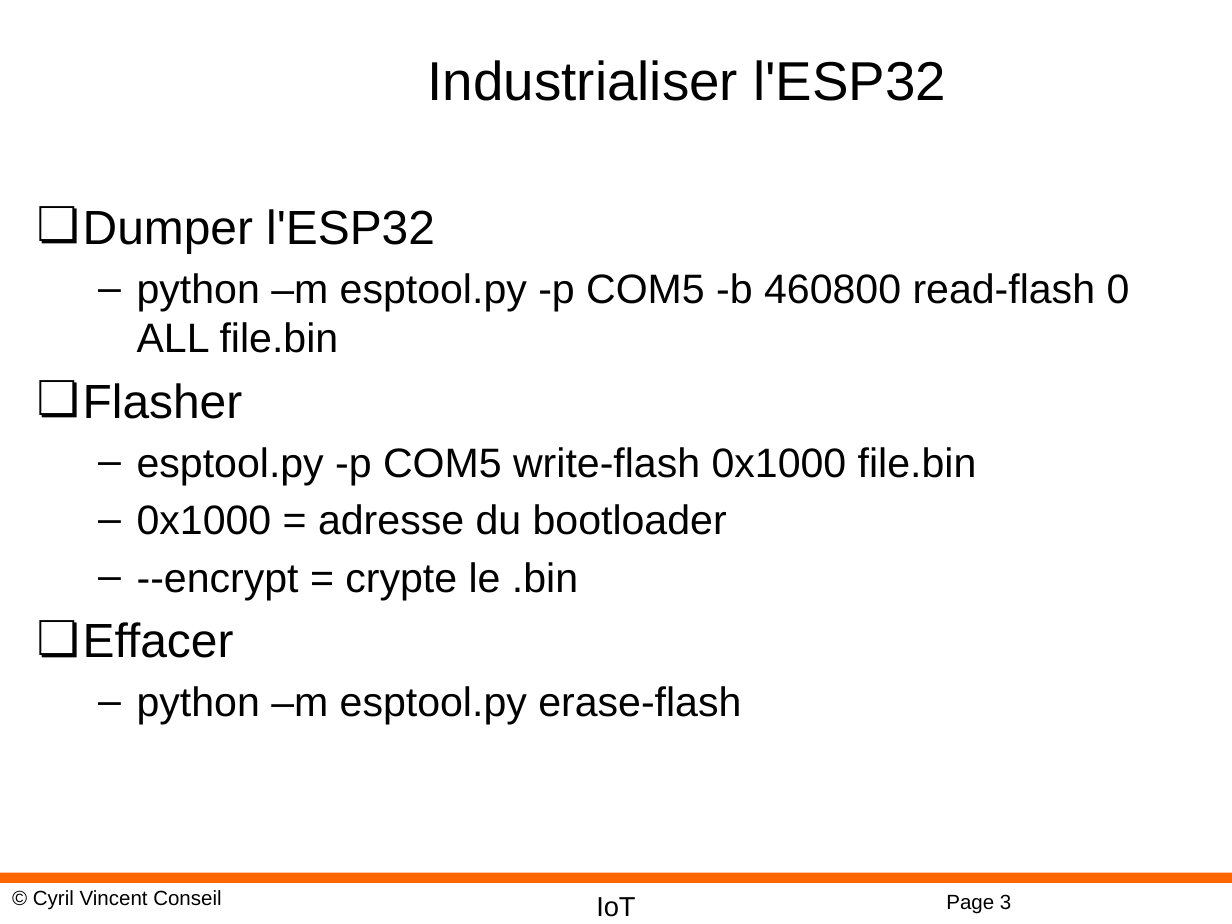
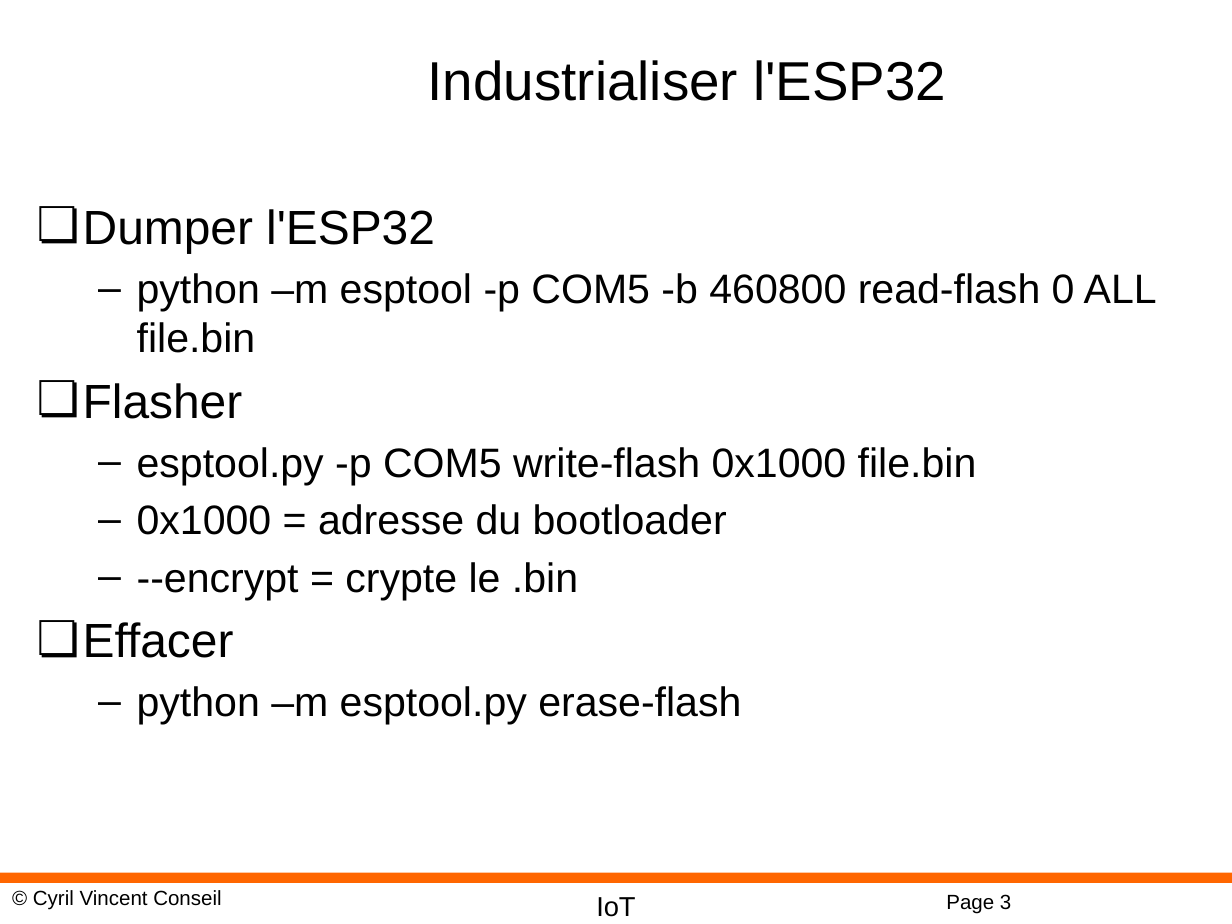
Before and after one commit to cyrilvincent/IoT, a slide deck: slide 3 of ppt/IoT30-ESPTool.pptx. Drawn at 1232x924 pixels with LibreOffice and Linux fonts; fonts in the diff are those of the drawing; background and template pictures are left out. Boxes give left, top, right and bottom in pixels: in the first picture for what was removed or moved away, otherwise in the second. Text is boxed around its words. In the diff, an @@ line names an element or a change of style, - is before the commit and + after.

```diff
--- a/ppt/IoT30-ESPTool.pptx
+++ b/ppt/IoT30-ESPTool.pptx
@@ text at [137, 273, 1157, 353]: text changed @@
-  – python –m esptool.py -p COM5 -b 460800 read-flash 0 ALL file.bin
+  – python –m esptool -p COM5 -b 460800 read-flash 0 ALL file.bin
```
Also in this commit, not shown: 2 other slides changed, 2 other files.
